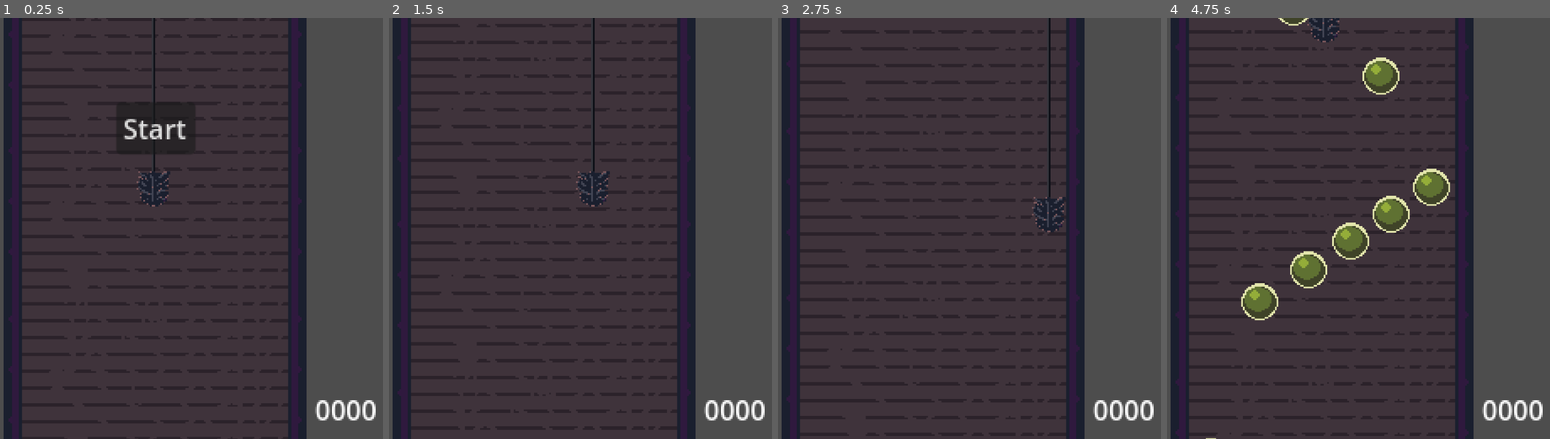
Above: before the commit, frames 1-4 (left to right).
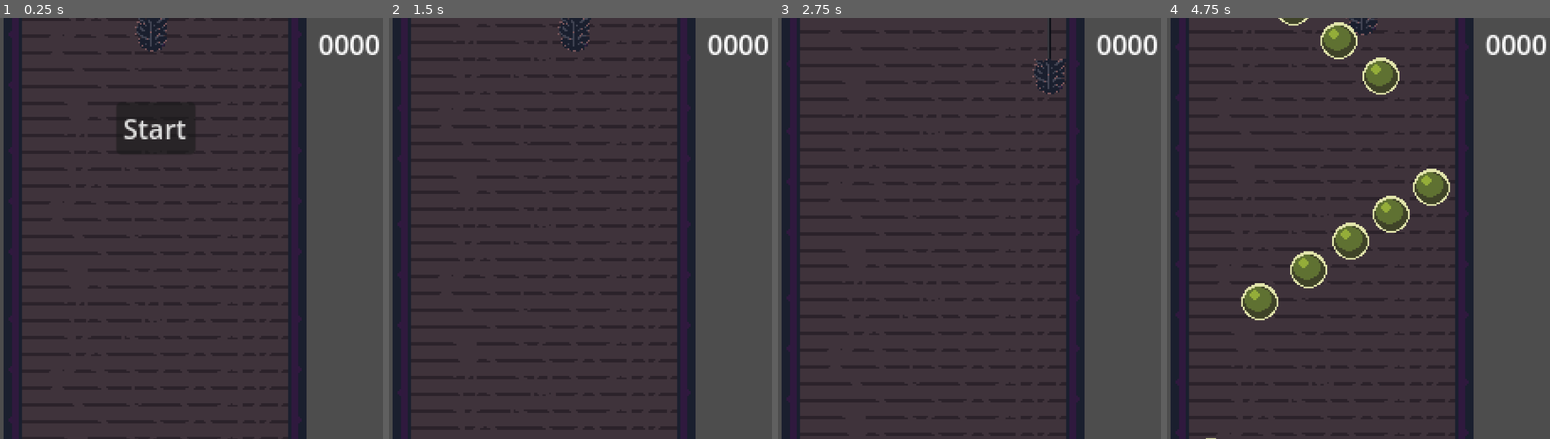
Above: after the commit, the same moments.

Repository: Ytlander/chimney-of-riches
Game: Godot game, scene res://Scenes/main.tscn
Same seed, same stepped clock (60 frames per second), same inputs: the game is played once before the commit and once after it.
Inputs:
- Up to frame 1 (0.25 s): no input
- Up to frame 2 (1.5 s): click "Start" at 0.5 s; hold D (right) from 1.28 s (still down)
- Up to frame 3 (2.75 s): release D (right) at 2.03 s; hold S (down) from 2.03 s (still down)
- Up to frame 4 (4.75 s): release S (down) at 2.78 s; hold D (right) 2.78-3.53 s; hold W (up) 3.53-4.28 s; hold A (left) from 4.28 s (still down)

The runs differ from the first frame. In frame 1, 1.8% of the frame differs, in the area x 35-100%, y 0-96%; in frame 2, 1.9%, in the area x 44-100%, y 0-96%; in frame 3, 1.9%; in frame 4, 1.8%.

Commit message:
add upgrade variables
Added upgrade variables to states and stuff

Also added so that changes to player speed, bottom boundary and chimney length gets updated when changed.

Diff:
--- /dev/null
+++ b/Scenes/StatesAndStuff.tscn
@@ -0,0 +1,8 @@
+[gd_scene load_steps=2 format=3 uid="uid://b6yx4v28v70m4"]
+
+[ext_resource type="Script" path="res://scripts/states_and_stuff.gd" id="1_3wyi8"]
+
+[node name="StatesAndStuff" type="Node"]
+script = ExtResource("1_3wyi8")
+player_speed = 100
+boundary_bottom_position = Vector2(-1, -40)
--- a/Scenes/Waves/wave_1.tscn
+++ b/Scenes/Waves/wave_1.tscn
@@ -22,21 +22,16 @@
 
 [node name="StoneGreen6" parent="." instance=ExtResource("1_df1ui")]
 position = Vector2(65, 188)
-value = 5
 
 [node name="StoneGreen7" parent="." instance=ExtResource("1_df1ui")]
 position = Vector2(41, 204)
-value = 5
 
 [node name="StoneGreen8" parent="." instance=ExtResource("1_df1ui")]
 position = Vector2(17, 220)
-value = 5
 
 [node name="StoneGreen9" parent="." instance=ExtResource("1_df1ui")]
 position = Vector2(-8, 237)
-value = 5
 
 [node name="StoneGreen10" parent="." instance=ExtResource("1_df1ui")]
 position = Vector2(-37, 256)
-value = 5
 last_in_wave = true
--- a/Scenes/main.tscn
+++ b/Scenes/main.tscn
@@ -1,5 +1,6 @@
-[gd_scene load_steps=11 format=3 uid="uid://discv8041v560"]
+[gd_scene load_steps=12 format=3 uid="uid://discv8041v560"]
 
+[ext_resource type="Script" path="res://scripts/boundary_bottom_controller.gd" id="1_0ve1u"]
 [ext_resource type="PackedScene" uid="uid://b5js8qs20agaq" path="res://Scenes/wall_segment.tscn" id="1_7ob5s"]
 [ext_resource type="PackedScene" uid="uid://gphfo5ll58sk" path="res://Scenes/player.tscn" id="1_lbt4y"]
 [ext_resource type="Script" path="res://scripts/wall_segment.gd" id="2_afgnd"]
@@ -50,13 +51,14 @@
 [node name="BoundaryBottom" type="StaticBody2D" parent="PlayerBoundaries"]
 position = Vector2(-1, 42)
 rotation = 4.71236
+script = ExtResource("1_0ve1u")
 
 [node name="CollisionShape2D" type="CollisionShape2D" parent="PlayerBoundaries/BoundaryBottom"]
 rotation = 1.57304
 shape = SubResource("WorldBoundaryShape2D_3vvi4")
 
 [node name="ChimneySweep" parent="." instance=ExtResource("1_lbt4y")]
-position = Vector2(-1, -200)
+position = Vector2(-2, -292)
 
 [node name="ParallaxBackground" type="ParallaxBackground" parent="."]
 script = ExtResource("2_afgnd")
@@ -88,10 +90,10 @@
 text = "Start"
 
 [node name="Money" type="Label" parent="GameManager"]
-offset_left = 95.0
-offset_top = -75.0
-offset_right = 135.0
-offset_bottom = -52.0
+offset_left = 97.0
+offset_top = -292.0
+offset_right = 137.0
+offset_bottom = -269.0
 text = "0000"
 
 [node name="Spawner" type="Node2D" parent="."]
--- a/project.godot
+++ b/project.godot
@@ -17,8 +17,8 @@
 
 [autoload]
 
-StatesAndStuff="*res://scripts/states_and_stuff.gd"
 SignalBus="*res://scripts/signal_bus.gd"
+StatesAndStuff="*res://Scenes/StatesAndStuff.tscn"
 
 [display]
 
--- /dev/null
+++ b/scripts/boundary_bottom_controller.gd
@@ -0,0 +1,8 @@
+extends StaticBody2D
+
+func _ready():
+	self.position = StatesAndStuff.boundary_bottom_position
+	SignalBus.boundary_bottom_change.connect(_on_boundary_bottom_change)
+
+func _on_boundary_bottom_change():
+	self.position = StatesAndStuff.boundary_bottom_position
--- a/scripts/game_manager.gd
+++ b/scripts/game_manager.gd
@@ -30,6 +30,7 @@
 func round_start():
 	StatesAndStuff.going_down = true
 	round_start_signal.emit()
+	chimney_length = StatesAndStuff.chimney_length
 	timer.wait_time = chimney_length
 	timer.start()
 
--- a/scripts/player_controller.gd
+++ b/scripts/player_controller.gd
@@ -1,8 +1,8 @@
 extends CharacterBody2D
-
-
 @export var Speed = 150
 
+func _ready():
+	Speed = StatesAndStuff.player_speed
 
 func _physics_process(delta):
 	# Get the input direction and handle the movement/deceleration.
--- a/scripts/signal_bus.gd
+++ b/scripts/signal_bus.gd
@@ -1,3 +1,4 @@
 extends Node
 
 signal stone_pickup(stone)
+signal boundary_bottom_change()
--- a/scripts/states_and_stuff.gd
+++ b/scripts/states_and_stuff.gd
@@ -1,5 +1,15 @@
 extends Node
 
+#General game Variables
 var going_down = true
 var money: int = 0
 var speed = 500
+
+#Upgrade related variables
+@export var player_speed: int
+@export var boundary_bottom_position: Vector2 #Max: Vector2(-1, 42)
+@export var chimney_length: int = 10 #Default 10, max 60
+
+func change_boundary_bottom(new_position):
+	boundary_bottom_position = new_position
+	SignalBus.boundary_bottom_change.emit()
